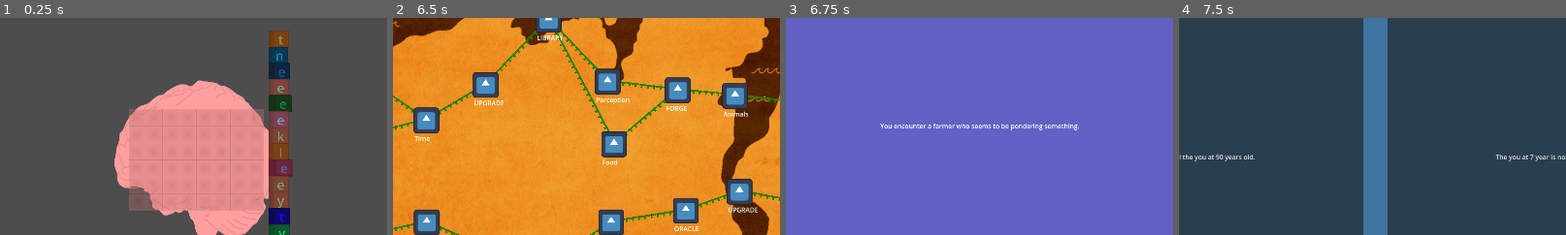
Above: before the commit, frames 1-4 (left to right).
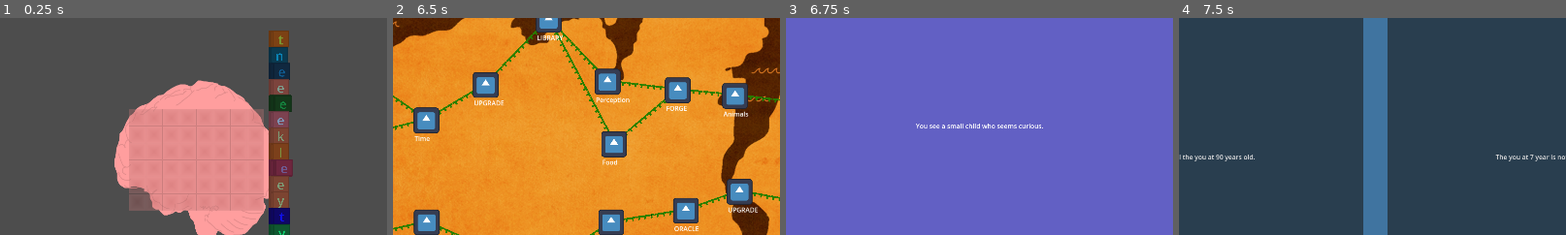
Above: after the commit, the same moments.

Repository: hulien22/ldjam54
Game: Godot game, scene res://scenes/main.tscn
Two runs of this game, one before a commit and one after it. Both use one fixed random seed, a clock stepped at 60 frames per second and the inputs below. The engine's default icon, where the game draws it, is replaced by a stand-in: a white triangle on a blue panel in a dark square.
Inputs (mouse positions are % of the whole screen's width and height, from its top left):
- Up to frame 1 (0.25 s): no input
- Up to frame 2 (6.5 s): click (8, 6) at 0.5 s; click (12, 42) at 1.27 s; click (8, 6) at 2 s; click (19, 29) at 2.77 s; click "DEBATE!" at 3.5 s; click "Democracy is a better system …" at 4.25 s; click "SUBMIT!" at 5 s; click "CONTINUE" at 5.75 s
- Up to frame 3 (6.75 s): click (29, 41) at 6.5 s
- Up to frame 4 (7.5 s): click "DEBATE!" at 7.25 s
The pictures show only the part of the screen within x 25-75%, y 17-67%; the shares and areas given below are measured in that part.

Frames 1-2 are identical in both runs. In frame 3, 0.6% of the frame differs, in the area x 24-76%, y 48-52%; in frame 4, nothing differs.

Commit message:
multi descriptions

Diff:
--- a/scenes/map.tscn
+++ b/scenes/map.tscn
@@ -48,7 +48,7 @@
 position = Vector2(958.222, 543.812)
 scale = Vector2(1.1, 1.1)
 sprite_frames = SubResource("SpriteFrames_umcyr")
-frame_progress = 0.774226
+frame_progress = 0.0588193
 
 [node name="MapHolder" type="Node2D" parent="."]
 
--- a/scripts/combat.gd
+++ b/scripts/combat.gd
@@ -22,11 +22,11 @@
 signal end_combat_phase();
 signal end_scene()
 
-func init(topic: DebateQuestion):
-	#difficulty_ = difficulty;
+func init(topic: DebateQuestion, difficulty: int):
+	difficulty_ = difficulty;
 	combat_phase_ = COMBAT_PHASE.INTRO;
 	debate_question_ = topic #Global.get_random_debate_question()
-#	description_ = get_random_desc_for_difficulty(difficulty_);
+	description_ = get_random_desc_for_difficulty(difficulty_);
 
 # Called when the node enters the scene tree for the first time.
 func _ready():
@@ -155,3 +155,20 @@
 	for word_tile in word_tiles:
 		s += word_tile.word + " ";
 	$ConstructArgBox/Label2.text = s;
+
+var rng = RandomNumberGenerator.new()
+func get_random_desc_for_difficulty(difficulty : int):
+	var value = rng.randi_range(0, 2)
+	match difficulty: #lol at this
+		0:
+			return ["You encounter a farmer who seems to be pondering something.",
+			"A soldier stops you to ask a question.",
+			"You see a small child who seems curious."][value]
+		1:
+			return ["You encounter a ship captain who seems to be pondering something.",
+			"A renowned philosopher wishes to discuss something with you.",
+			"You are approached by a travelling merchant."][value]
+		2:
+			return ["You encounter a titan who seems to be pondering something.",
+			"A demigod seems to be vying for your attention.",
+			"You see an olympian seated in the thinker pose."][value]
--- a/scripts/main.gd
+++ b/scripts/main.gd
@@ -54,7 +54,7 @@
 	match location.location_type:
 		Location.LOCATION.COMBAT:
 			node = combat_scene.instantiate()
-			node.init(location.debate_topic)
+			node.init(location.debate_topic, stage)
 			node.connect("start_combat_phase", _start_combat_phase);
 			node.connect("end_combat_phase", _end_combat_phase);
 			node.connect("end_scene", _end_scene)
